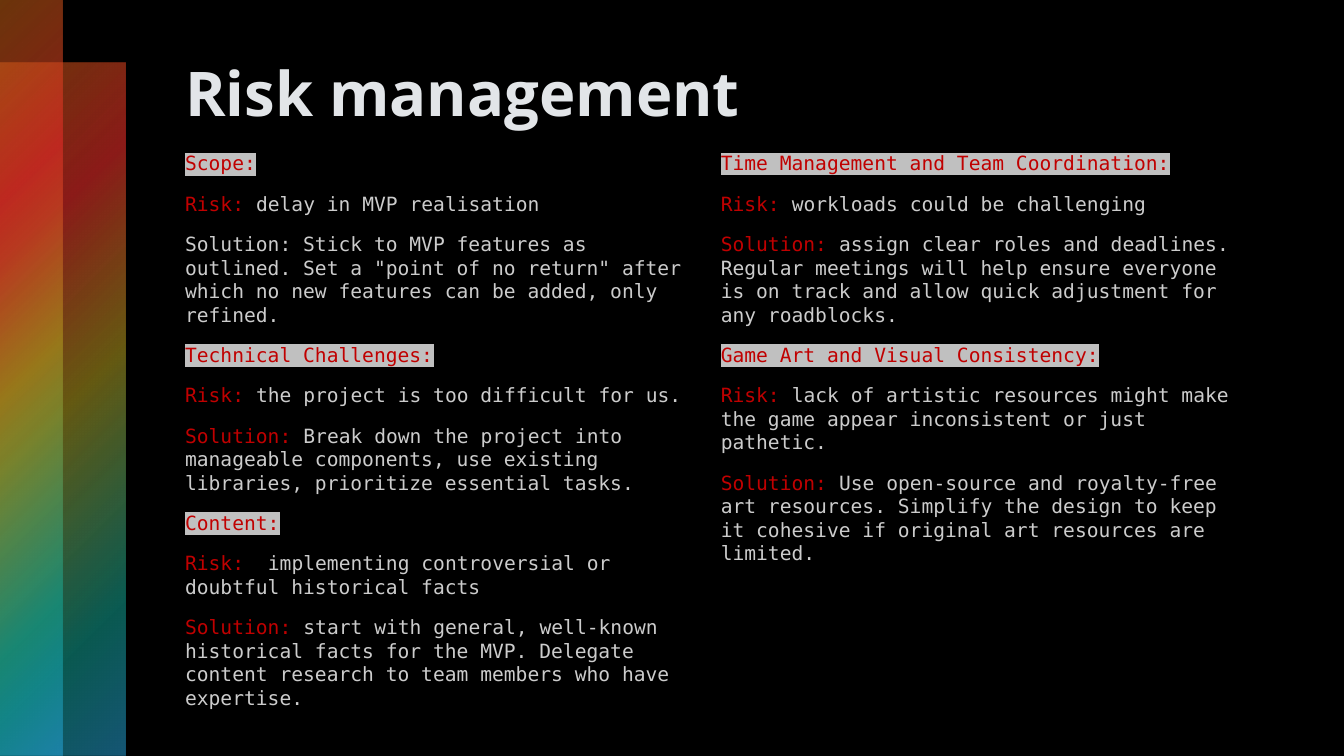
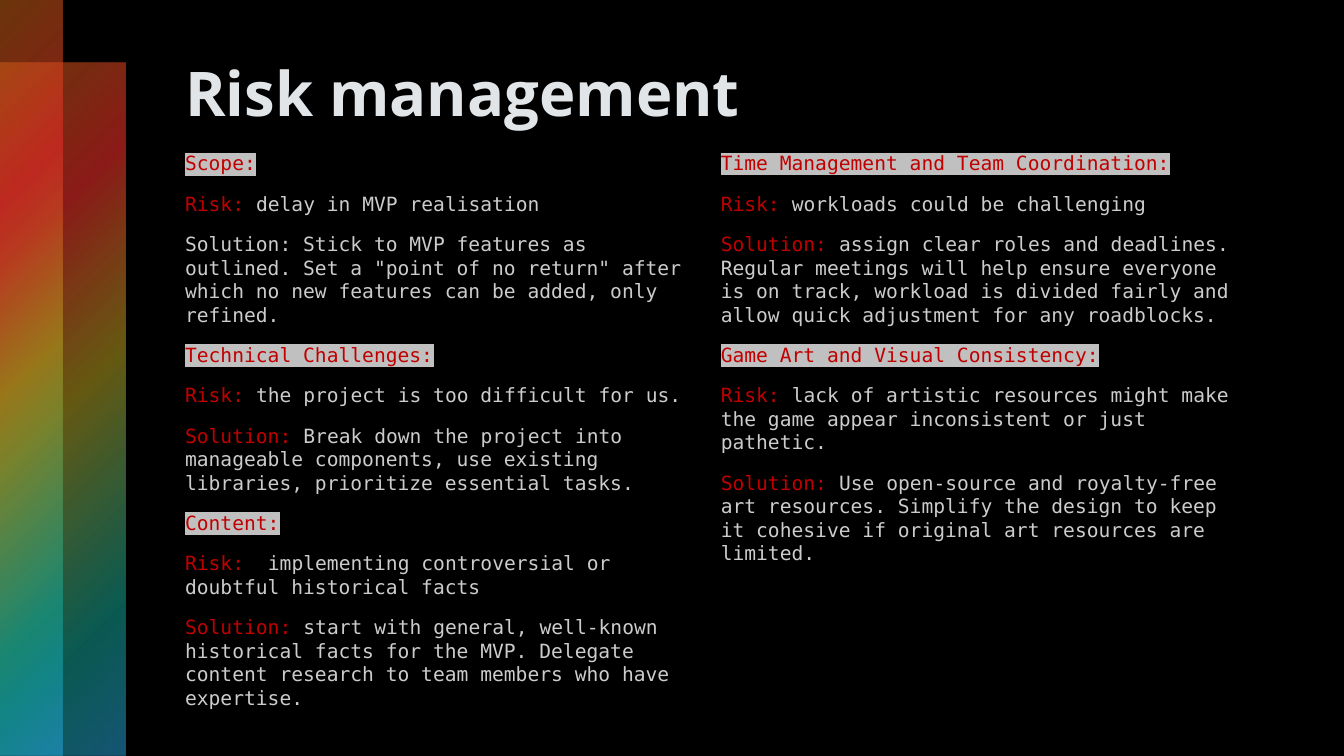
Before and after one commit to stabjana/team2, a slide deck: slide 7 of project_design/Project_presentation_v1.pptx. Drawn at 1344x756 pixels with LibreOffice and Linux fonts; fonts in the diff are those of the drawing. Boxes give left, top, right and bottom in pixels: in the first picture for what was removed or moved away, otherwise in the second. Text is boxed around its words. In the diff, an @@ line names an element or a change of style, - is before the commit and + after.

```diff
--- a/project_design/Project_presentation_v1.pptx
+++ b/project_design/Project_presentation_v1.pptx
@@ text at bbox=[721, 236, 1229, 326]: text changed @@
-Solution: assign clear roles and deadlines. Regular meetings will help ensure everyone is on track and allow quick adjustment for any roadblocks.
+Solution: assign clear roles and deadlines. Regular meetings will help ensure everyone is on track, workload is divided fairly and allow quick adjustment for any roadblocks.
```
Also in this commit, not shown: 6 other slides changed, 3 other files.
